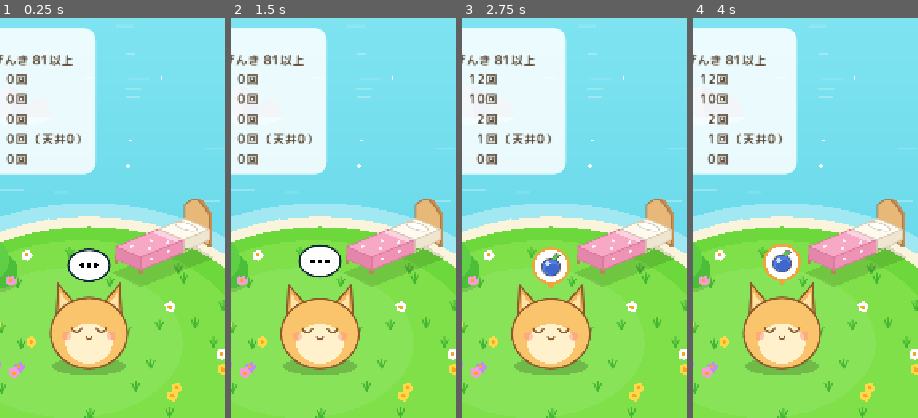
Above: before the commit, frames 1-4 (left to right).
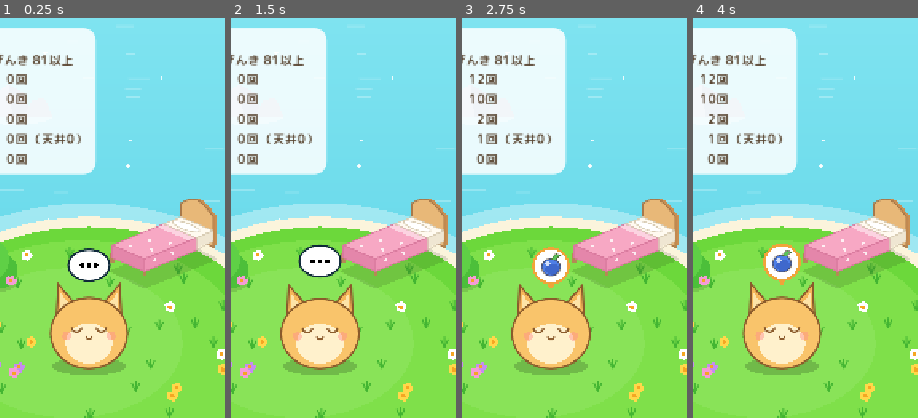
Above: after the commit, the same moments.

Repository: re5kn/PseudoSleep
Game: Godot game, scene res://main.tscn
Same seed, same stepped clock (60 frames per second), same inputs: the game is played once before the commit and once after it.
Inputs:
- Up to frame 1 (0.25 s): no input
- Up to frame 2 (1.5 s): click "－" at 0.5 s; click "＋" at 1.25 s
- Up to frame 3 (2.75 s): click "3時間分すすめる" at 2 s
- Up to frame 4 (4 s): click "げんき：81以上で固定" at 2.75 s; click "げんき：100から減少" at 3.5 s
The pictures show only the part of the screen within x 30-80%, y 0-50%; the shares and areas given below are measured in that part.

The runs differ from the first frame. In frame 1, 2.4% of the frame differs, in the area x 48-97%, y 45-68%; in frame 2, 2.4%; in frame 3, 2.4%; in frame 4, 2.4%.

Commit message:
Widen the bed 1.3x and pull the blanket up to the pillow
Co-Authored-By: Claude Opus 5.5 (1M context) <noreply@anthropic.com>
Claude-Session: https://claude.ai/code/session_01J37SGmJ2t2hMNj1xjm63HX

Diff:
--- a/scripts/field_background.gd
+++ b/scripts/field_background.gd
@@ -121,7 +121,7 @@
 func _draw_bed(p: Vector2) -> void:
 	# 左下が足元、右上が枕の斜め向き。L=長さ方向、W=幅方向、H=厚み
 	var L := Vector2(110, -45)
-	var W := Vector2(40, 17)
+	var W := Vector2(52, 22)
 	var H := Vector2(0, 16)
 	var a := p - L / 2 - W / 2
 	var b := a + W
@@ -156,11 +156,11 @@
 	var pillow := PackedVector2Array()
 	for i in 20:
 		var ang := TAU * i / 20.0
-		pillow.append(pc + W.normalized() * cos(ang) * 17 + L.normalized() * sin(ang) * 8)
+		pillow.append(pc + W.normalized() * cos(ang) * 22 + L.normalized() * sin(ang) * 8)
 	draw_colored_polygon(pillow, Color("ffffff"))
 	ItemArt.outline(self, pillow, Color("d8ccb4"), 1.5)
 	# 掛け布団（足元側を覆い、手前と足元に垂れる）
-	var k := 0.62
+	var k := 0.75
 	var bl_top := PackedVector2Array([a, b, b + L * k, a + L * k])
 	var bl_side := PackedVector2Array([b, b + L * k, b + L * k + H * 1.25, b + H * 1.25])
 	var bl_foot := PackedVector2Array([a, b, b + H * 1.25, a + H * 1.25])
